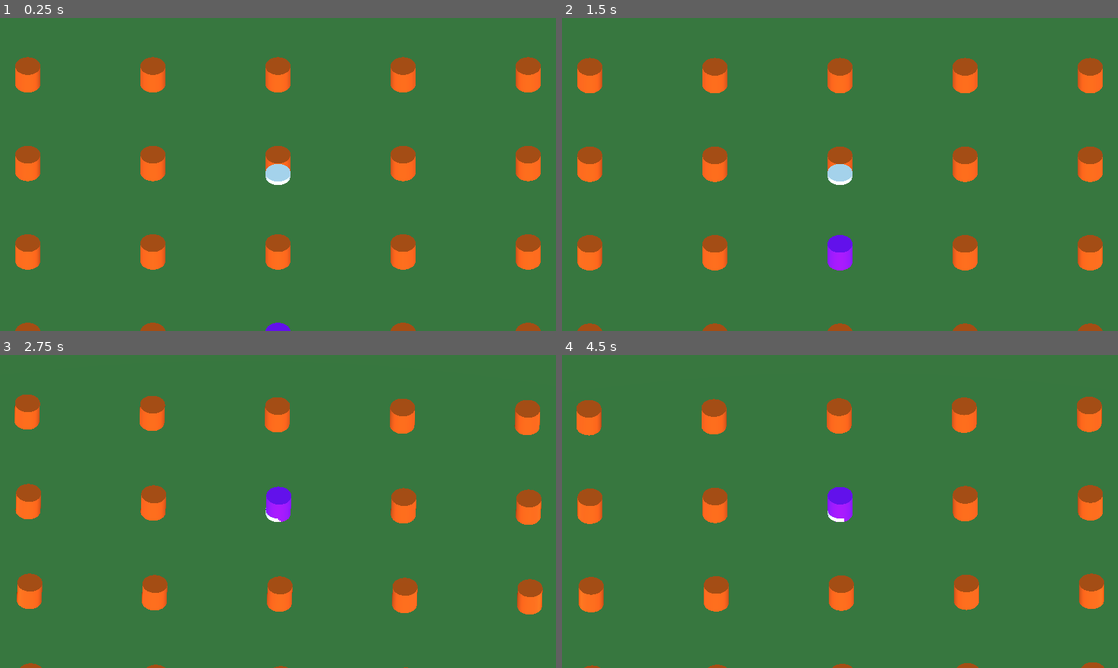
Above: before the commit, frames 1-4 (two rows, left to right).
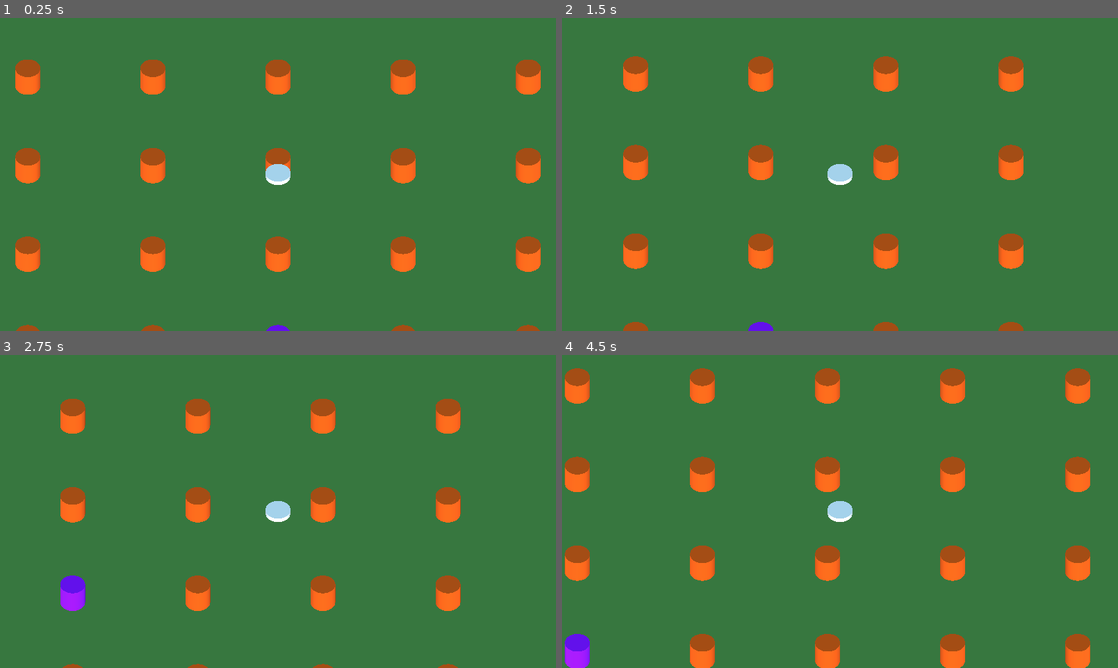
Above: after the commit, the same moments.

Repository: elpollomaniaco/ufo
Game: Godot game, scene res://Level/Level.tscn
Two runs of this game, one before a commit and one after it. Both use one fixed random seed, a clock stepped at 60 frames per second and the inputs below.
Inputs:
- Up to frame 1 (0.25 s): no input
- Up to frame 2 (1.5 s): hold D (player_move_right) 0.53-1.28 s; hold S (player_move_down) from 1.28 s (still down)
- Up to frame 3 (2.75 s): release S (player_move_down) at 2.03 s; hold D (player_move_right) from 2.03 s (still down)
- Up to frame 4 (4.5 s): release D (player_move_right) at 2.78 s; hold W (player_move_up) 2.78-3.53 s; hold A (player_move_left) from 3.53 s (still down)

The runs differ from the first frame. In frame 1, 1.5% of the frame differs, in the area x 2-98%, y 12-100%; in frame 2, 13%; in frame 3, 12%; in frame 4, 16%, in the area x 0-98%, y 4-100%.

Commit message:
Add movement control based on physics to player.

Diff:
--- /dev/null
+++ b/Player/Player.gd
@@ -0,0 +1,21 @@
+extends RigidBody
+
+
+export var acceleration: int = 2000
+
+
+func _physics_process(delta):
+	var direction: Vector3 = Vector3.ZERO
+
+	if Input.is_action_pressed("player_move_left"):
+		direction.x -= 1
+	if Input.is_action_pressed("player_move_right"):
+		direction.x += 1
+	if Input.is_action_pressed("player_move_up"):
+		direction.z -= 1
+	if Input.is_action_pressed("player_move_down"):
+		direction.z += 1
+
+	if direction != Vector3.ZERO:
+		direction = direction.normalized()
+		add_central_force(direction * acceleration)
--- a/Player/Player.tscn
+++ b/Player/Player.tscn
@@ -1,4 +1,6 @@
-[gd_scene load_steps=3 format=2]
+[gd_scene load_steps=4 format=2]
+
+[ext_resource path="res://Player/Player.gd" type="Script" id=1]
 
 [sub_resource type="CylinderMesh" id=1]
 
@@ -7,6 +9,16 @@
 
 [node name="Player" type="RigidBody"]
 transform = Transform( 1, 0, 0, 0, 1, 0, 0, 0, 1, 0, 20, 0 )
+mass = 100.0
+gravity_scale = 0.0
+axis_lock_linear_y = true
+axis_lock_angular_x = true
+axis_lock_angular_y = true
+axis_lock_angular_z = true
+script = ExtResource( 1 )
+__meta__ = {
+"_edit_group_": true
+}
 
 [node name="Pivot" type="Spatial" parent="."]
 
--- a/project.godot
+++ b/project.godot
@@ -56,6 +56,8 @@
 [physics]
 
 common/enable_pause_aware_picking=true
+3d/default_linear_damp=1.0
+3d/default_angular_damp=1.0
 
 [rendering]
 
